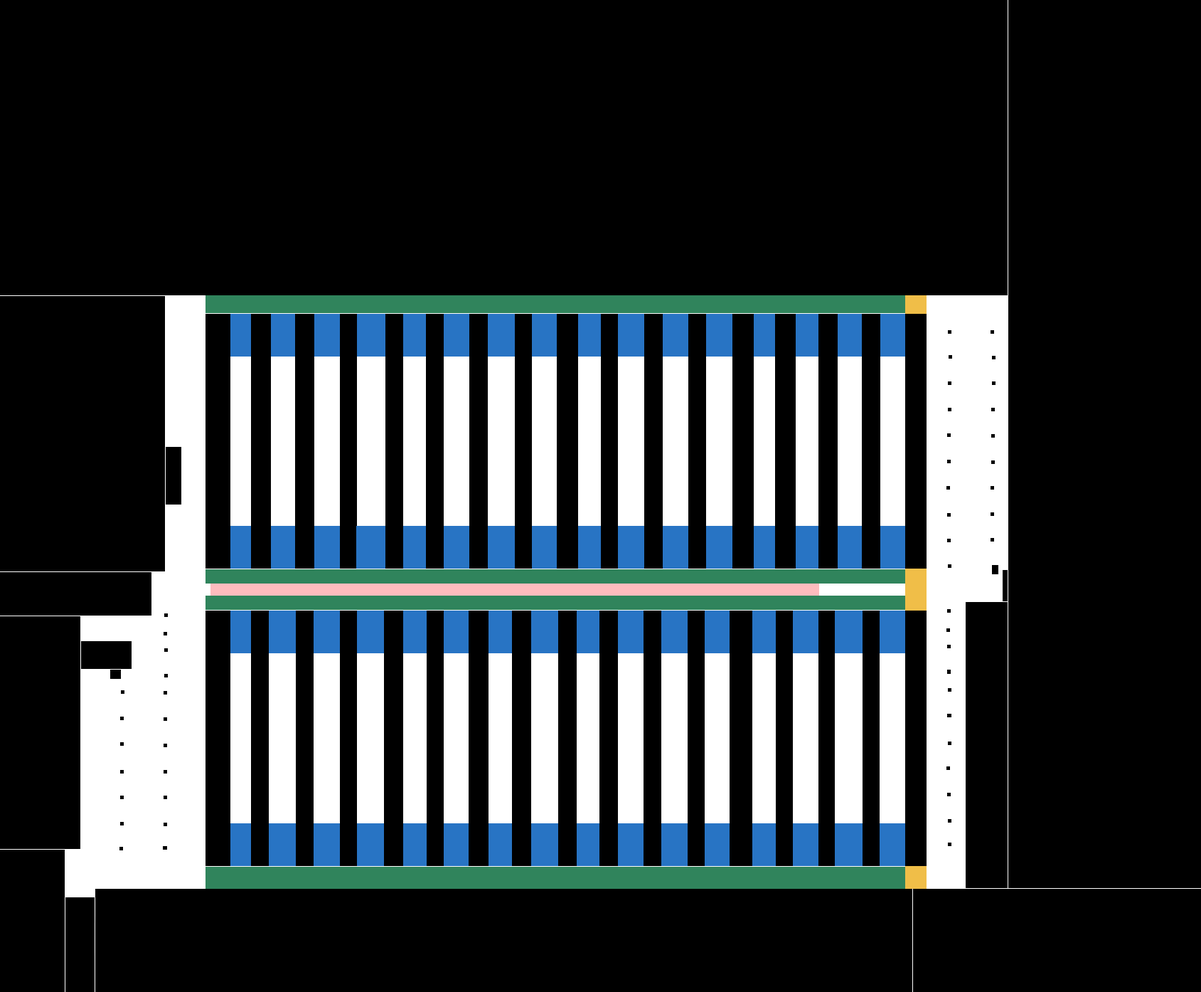
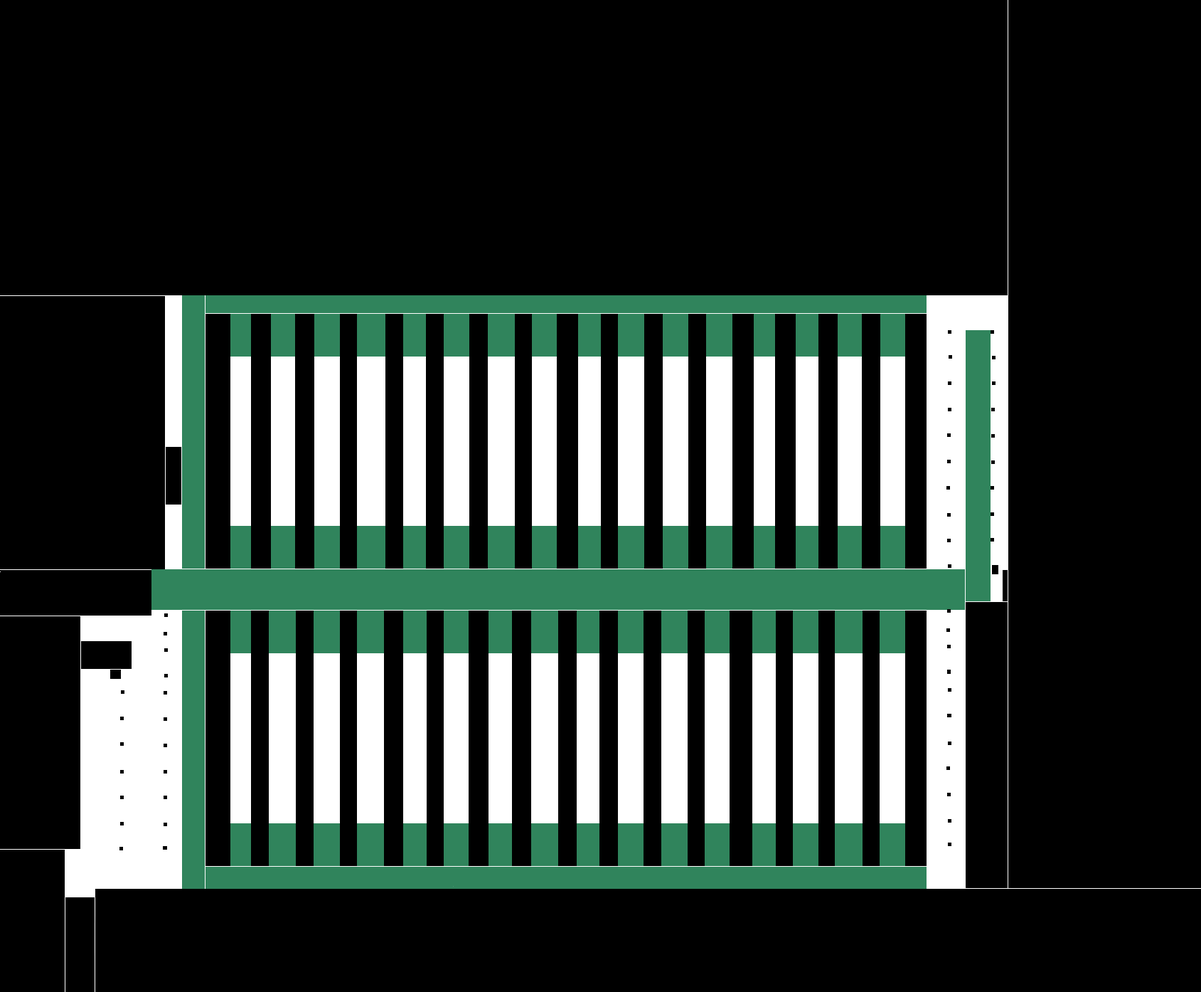
Layered file, before and after one edit (1201 × 992). Changes by layer:
moved "Poles" above "Supervisor's desk" over [left=119, top=330, right=991, bottom=851]
moved "Racks" above "Border" over [left=205, top=313, right=927, bottom=866]
moved "Border" above "Meeting area", painted on it over [left=0, top=295, right=991, bottom=992]
renamed "Meeting points" to "Meeting area", hid it over [left=210, top=583, right=820, bottom=596]
hid "One way West - East" over [left=905, top=295, right=927, bottom=889]
hid "One way East - West" over [left=905, top=568, right=927, bottom=611]
hid "Reduced speed", painted on it over [left=165, top=295, right=971, bottom=889]
painted on "Warning sounds" over [left=151, top=295, right=991, bottom=889]
